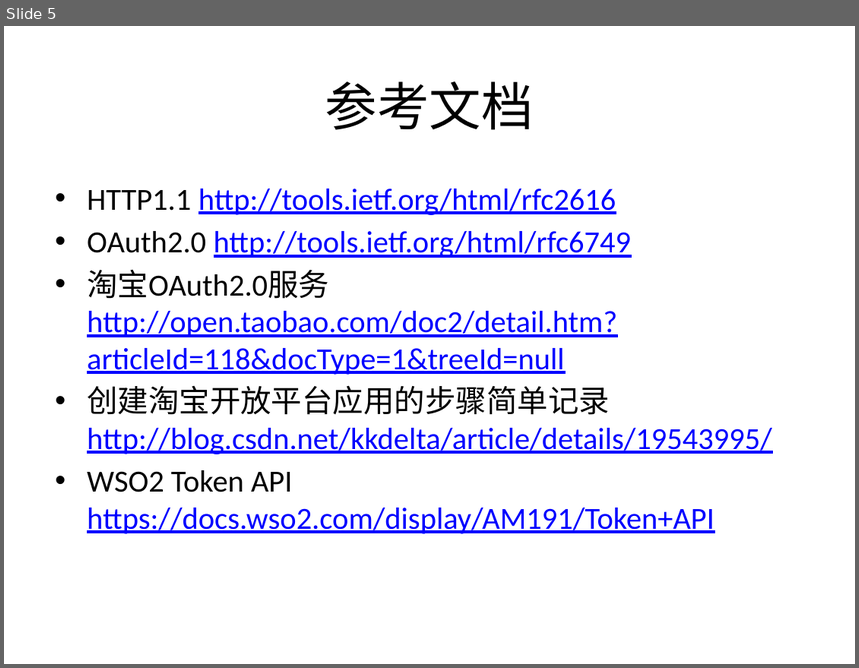
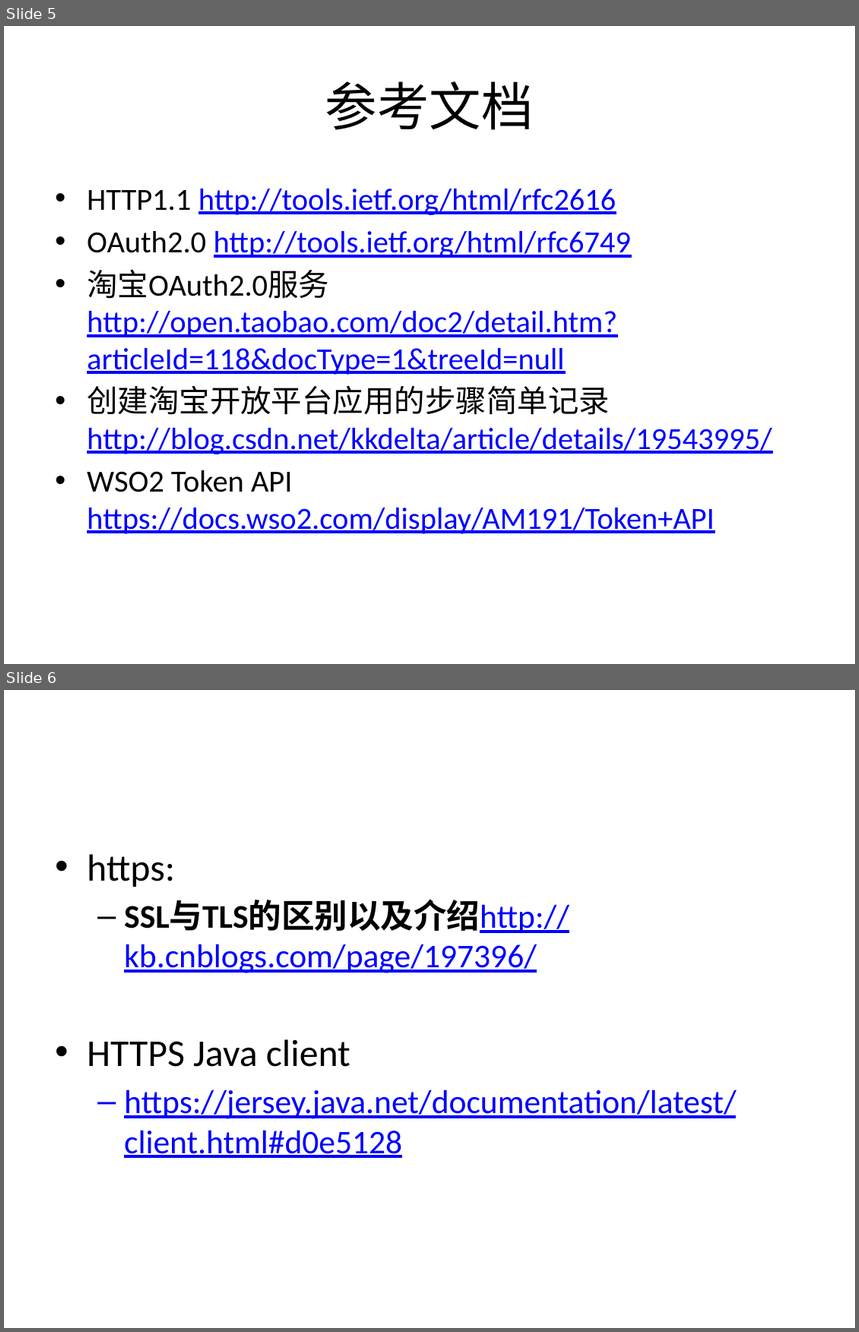
Before and after one commit to lingchen5726/RestStudy, a slide deck: Documents/Asop/DesignSpec/ASOP鉴权设计v0.0.1.pptx. Shown one above the other, each under a label of ours: slide 5 before the commit, slides 5 and 6 after it. The pictures are 859x668 and 859x1332 pixels, drawn with LibreOffice and Linux fonts; fonts in the diff are those of the drawing. Boxes give left, top, right and bottom in pixels: in the first picture for what was removed or moved away, otherwise in the second. Text is boxed around its words. In the diff, an @@ line names an element or a change of style, - is before the commit and + after.

```diff
--- a/Documents/Asop/DesignSpec/ASOP鉴权设计v0.0.1.pptx
+++ b/Documents/Asop/DesignSpec/ASOP鉴权设计v0.0.1.pptx
@@ slide 6 added at (4, 690, 855, 1328), background #FFFFFF @@
@@ text added at (87, 854, 737, 1158), 28 pt, text #0000FF, underline @@
+• https:
+  – SSL与TLS的区别以及介绍http://kb.cnblogs.com/page/197396/
+• HTTPS Java client
+  – https://jersey.java.net/documentation/latest/client.html#d0e5128
```
Also in this commit, not shown: 1 other file.
